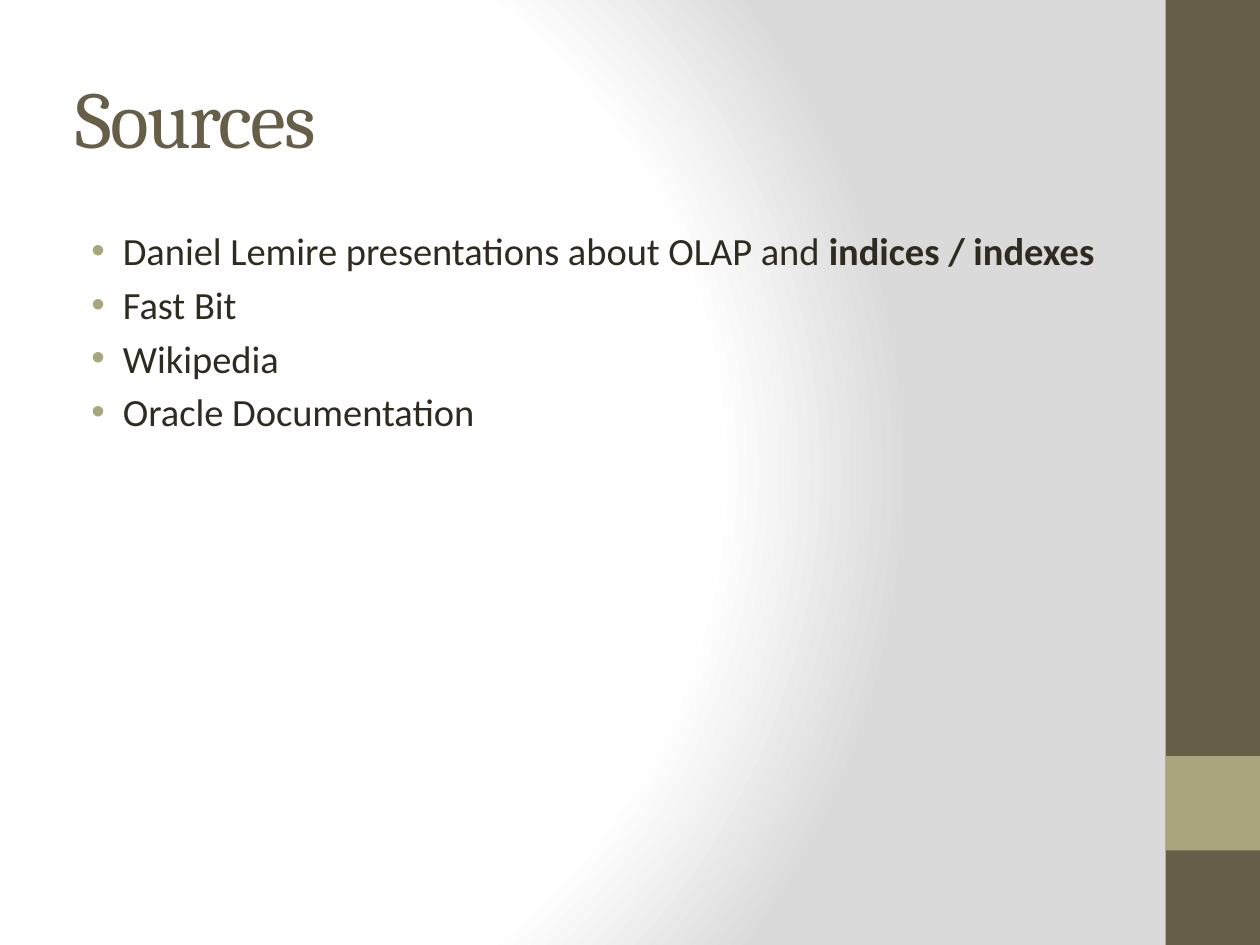
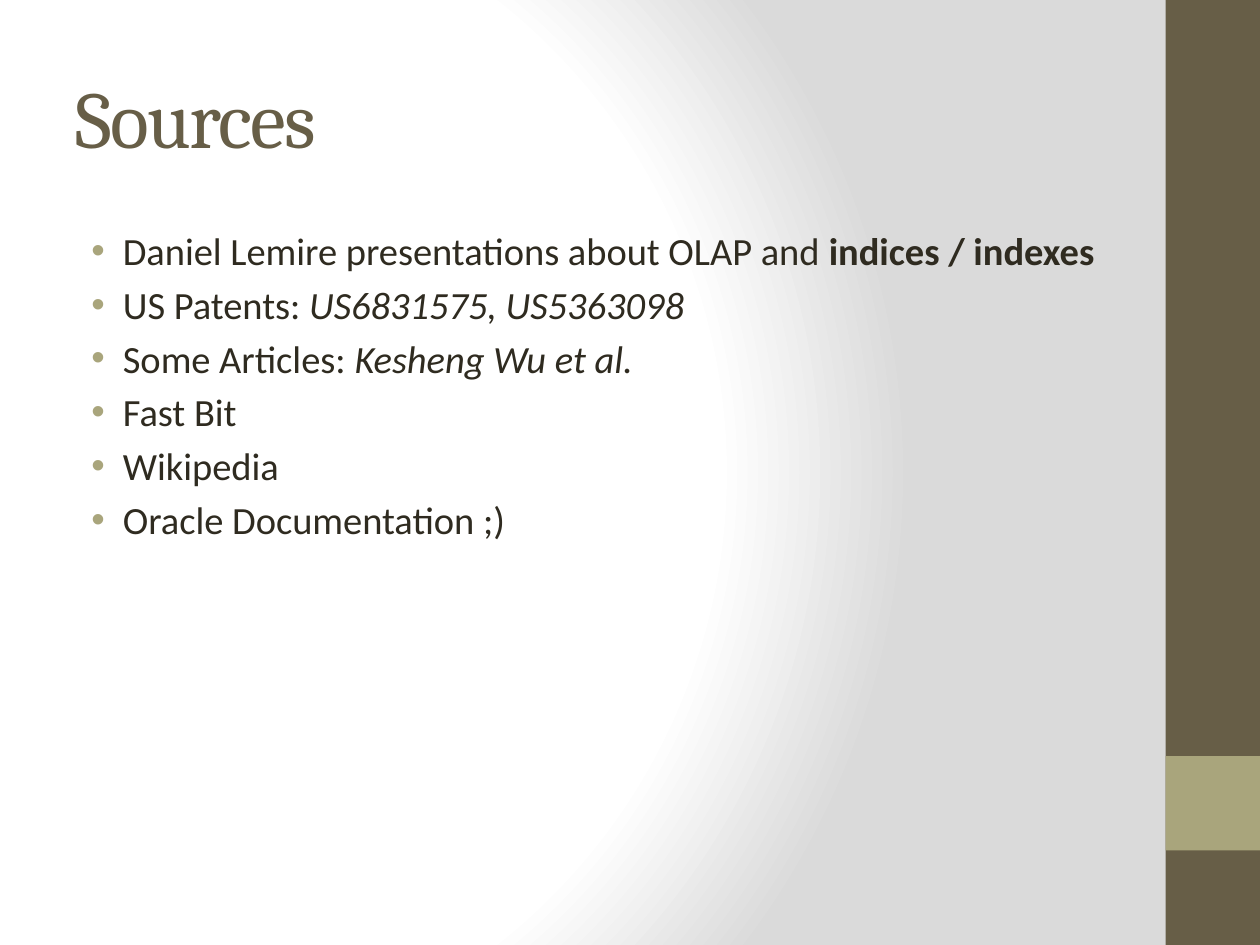
Before and after one commit to Dzess/DMARF, a slide deck: slide 3 of presentation/bitmap-compression/bitmap-index-compression.pptx. Drawn at 1260x945 pixels with LibreOffice and Linux fonts; fonts in the diff are those of the drawing. Boxes give left, top, right and bottom in pixels: in the first picture for what was removed or moved away, otherwise in the second. Text is boxed around its words. In the diff, an @@ line names an element or a change of style, - is before the commit and + after.

```diff
--- a/presentation/bitmap-compression/bitmap-index-compression.pptx
+++ b/presentation/bitmap-compression/bitmap-index-compression.pptx
@@ text at [123,292,684,380]: paragraphs added @@
+• US Patents: US6831575, US5363098
+• Some Articles: Kesheng Wu et al.
@@ text at [123,507,474,535]: text changed @@
-• Oracle Documentation
+• Oracle Documentation ;)
```
Also in this commit, not shown: 4 other slides changed, 1 slide added.
